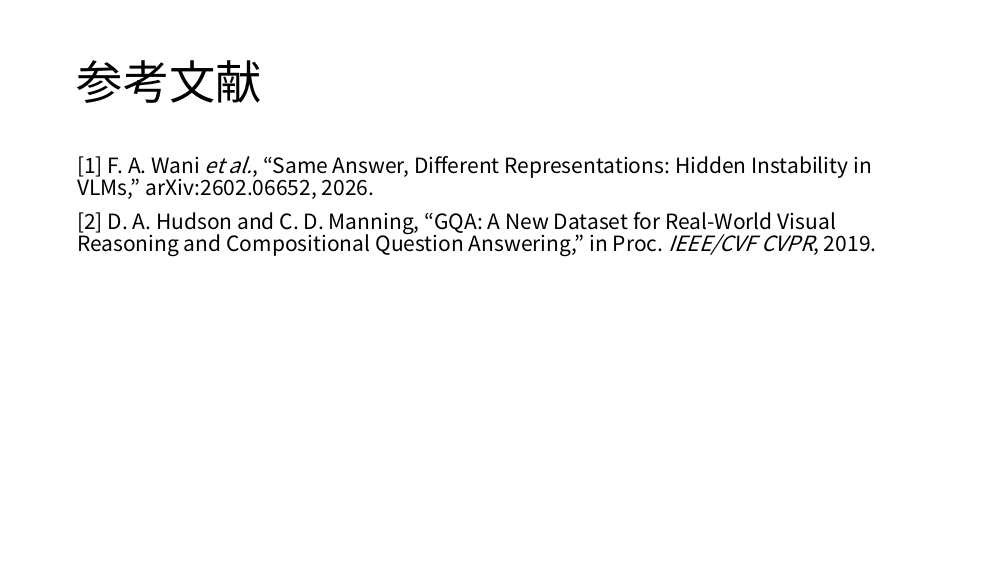
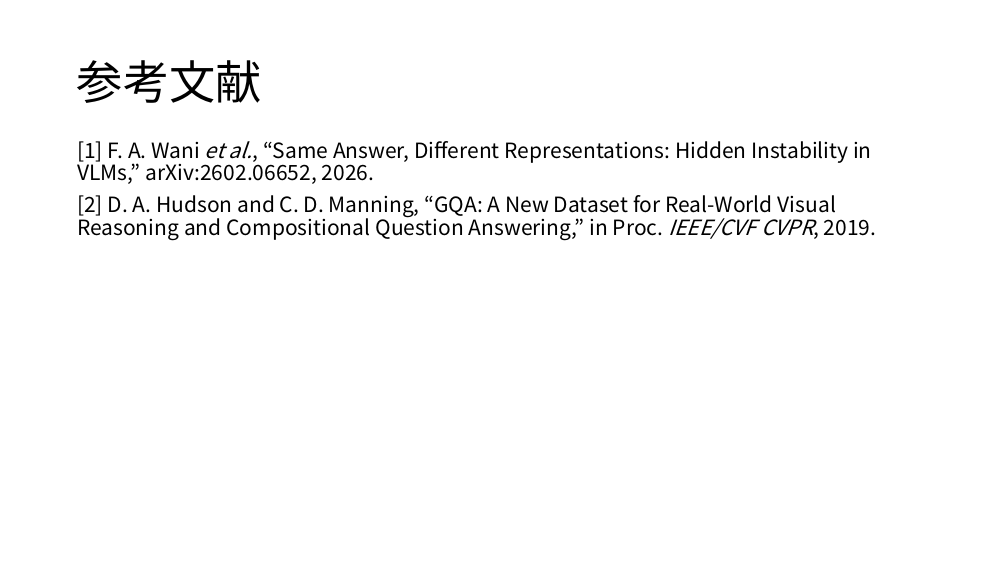
Before and after one commit to tomoking2004/cotar, a slide deck: slide 20 of presentations/20261030_進捗報告.pptx (slide 14 before the commit). Drawn at 1008x567 pixels with LibreOffice and Linux fonts; fonts in the diff are those of the drawing. Boxes give left, top, right and bottom in pixels: in the first picture for what was removed or moved away, otherwise in the second. Text is boxed around its words. In the diff, an @@ line names an element or a change of style, - is before the commit and + after.

```diff
--- a/presentations/20261030_進捗報告.pptx
+++ b/presentations/20261030_進捗報告.pptx
@@ text "[1] F. A. Wani et ...": place and size @@
-text "[1] F. A. Wani et ..." at (77,156,877,256)
+text "[1] F. A. Wani et ..." at (77,141,877,240)
@@ text at (77,195,877,240): less space between paragraphs @@
```
Also in this commit, not shown: 11 other slides changed, 6 slides added, 2 other files.
